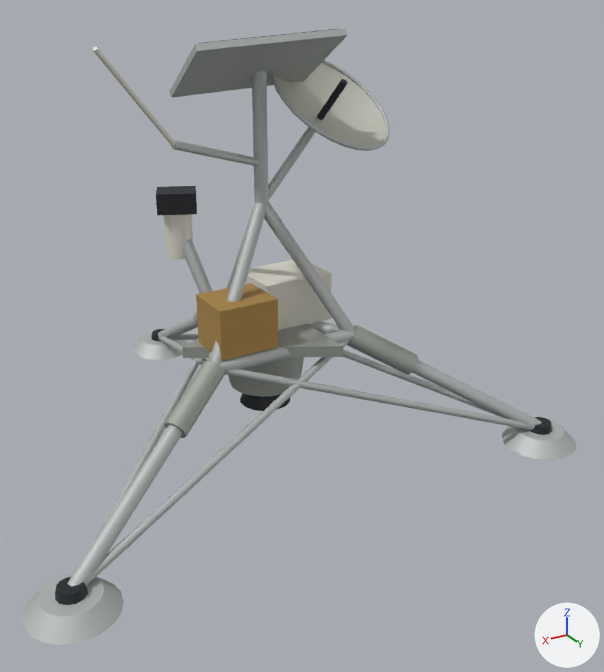
Two versions of the glTF model public/models/surveyor3.glb, one commit apart.
Rendered twice from a camera (50 mm lens) standing at (2.64, 4.94, 3.29) and looking at (-0.32, 0.0, 0.83). Every picture has the same lights, and +X, +Y and +Z are marked at lower right. The older version comes first. Where no turn or scale is listed for an object, it has been applied to the vertices.

The older version as bpy lines, for what is in view:
```python
ob_antenna_feed = bpy.data.objects.new('Antenna feed', me_mesh_18)
ob_antenna_feed.location = (-0.512, 0.073, 2.532)
ob_central_propulsion_housing = bpy.data.objects.new('Central propulsion housing', me_mesh_13)
ob_central_propulsion_housing.location = (0.0, 0.0, 0.72)
ob_dish_support = bpy.data.objects.new('Dish support', me_mesh_2)
ob_dish_support.parent = ob_surveyor_3_reconstruction
ob_dish_support.location = (-0.235, -0.015, 2.135)
ob_dish_support.rotation_euler = (0.0588, -0.744, -0.0229)  # degrees (3.4, -43, -1.3)
ob_dish_support.scale = (0.032, 0.032, 0.694)
ob_insulated_equipment_compartment = bpy.data.objects.new('Insulated equipment compartment', me_mesh_10)
ob_insulated_equipment_compartment.parent = ob_surveyor_3_reconstruction
ob_insulated_equipment_compartment.location = (0.29, 0.16, 1.13)
ob_insulated_equipment_compartment.scale = (0.43, 0.37, 0.35)
ob_parabolic_reflector = bpy.data.objects.new('Parabolic reflector', me_mesh_16)
ob_parabolic_reflector.location = (-0.47, -0.03, 2.39)
ob_reflector_rim = bpy.data.objects.new('Reflector rim', me_mesh_17)
ob_reflector_rim.location = (-0.512, 0.073, 2.532)
ob_upper_mast = bpy.data.objects.new('Upper mast', me_mesh_2)
ob_upper_mast.parent = ob_surveyor_3_reconstruction
ob_upper_mast.location = (0.0, 0.0, 2.37)
ob_upper_mast.scale = (0.048, 0.048, 0.98)
# also in view: 'Lower triangular frame.001' at (0.0, 0.32, 0.9); 'Landing footpad.002' at (1.82, 1.05, 0.05); 'White equipment compartment' at (-0.26, -0.14, 1.12); 'Landing brace.004' at (0.91, 0.21, 0.5); 'Landing strut.001' at (-1.18, 0.69, 0.5)
```
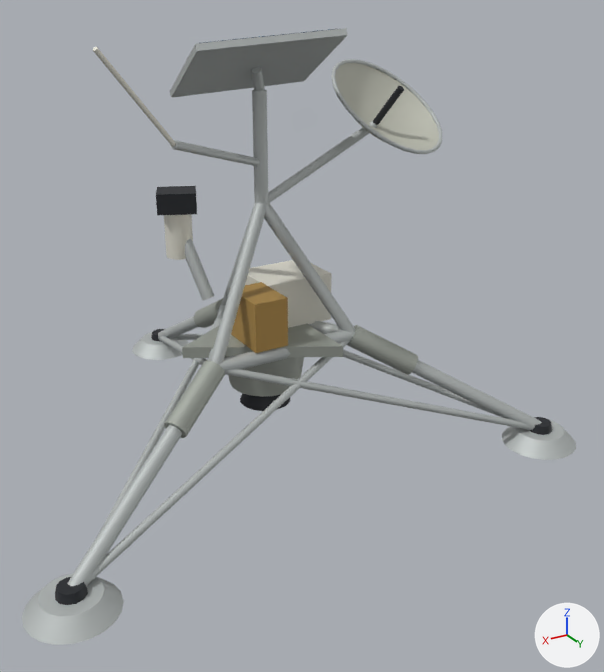
What differs and where, as boxes [x1, y1, x2, y2] in the pictures (604 x 672 px):
'Parabolic reflector', moved
    before: [275, 62, 386, 146]
    after: [335, 63, 439, 150]
'Insulated equipment compartment', moved, rescaled (30% narrower, 8% shorter)
    before: [196, 284, 278, 361]
    after: [231, 282, 288, 353]
'Reflector rim', moved
    before: [271, 60, 390, 151]
    after: [331, 59, 442, 154]
'Upper mast', rescaled
    before: [252, 71, 268, 204]
    after: [252, 89, 268, 204]
'Dish support', moved, turned, rescaled
    before: [268, 117, 322, 201]
    after: [268, 121, 377, 203]
'Antenna feed', moved
    before: [317, 79, 348, 120]
    after: [373, 86, 404, 125]

The change, as a diff of the scene's bpy script:
```diff
--- a/public/models/surveyor3.glb.py
+++ b/public/models/surveyor3.glb.py
@@ ob_insulated_equipment_compartment @@
 ob_insulated_equipment_compartment.parent = ob_surveyor_3_reconstruction
-ob_insulated_equipment_compartment.location = (0.29, 0.16, 1.13)
-ob_insulated_equipment_compartment.scale = (0.43, 0.37, 0.35)
+ob_insulated_equipment_compartment.location = (0.13, 0.17, 1.13)
+ob_insulated_equipment_compartment.scale = (0.25, 0.37, 0.35)
@@ ob_upper_mast @@
 ob_upper_mast.location = (0.0, 0.0, 2.37)
-ob_upper_mast.scale = (0.048, 0.048, 0.98)
+ob_upper_mast.scale = (0.048, 0.048, 0.74)
@@ ob_parabolic_reflector @@
 ob_parabolic_reflector = bpy.data.objects.new('Parabolic reflector', me_mesh_16)
-ob_parabolic_reflector.location = (-0.47, -0.03, 2.39)
+ob_parabolic_reflector.location = (-0.94, -0.03, 2.32)
@@ ob_reflector_rim @@
 ob_reflector_rim = bpy.data.objects.new('Reflector rim', me_mesh_17)
-ob_reflector_rim.location = (-0.512, 0.073, 2.532)
+ob_reflector_rim.location = (-0.982, 0.073, 2.462)
@@ ob_antenna_feed @@
 ob_antenna_feed = bpy.data.objects.new('Antenna feed', me_mesh_18)
-ob_antenna_feed.location = (-0.512, 0.073, 2.532)
+ob_antenna_feed.location = (-0.982, 0.073, 2.462)
@@ ob_dish_support @@
 ob_dish_support.parent = ob_surveyor_3_reconstruction
-ob_dish_support.location = (-0.235, -0.015, 2.135)
-ob_dish_support.rotation_euler = (0.0588, -0.744, -0.0229)  # degrees (3.4, -43, -1.3)
-ob_dish_support.scale = (0.032, 0.032, 0.694)
+ob_dish_support.location = (-0.47, -0.015, 2.1)
+ob_dish_support.rotation_euler = (0.0681, -1.132, -0.0433)  # degrees (3.9, -65, -2.5)
+ob_dish_support.scale = (0.032, 0.032, 1.04)
```
